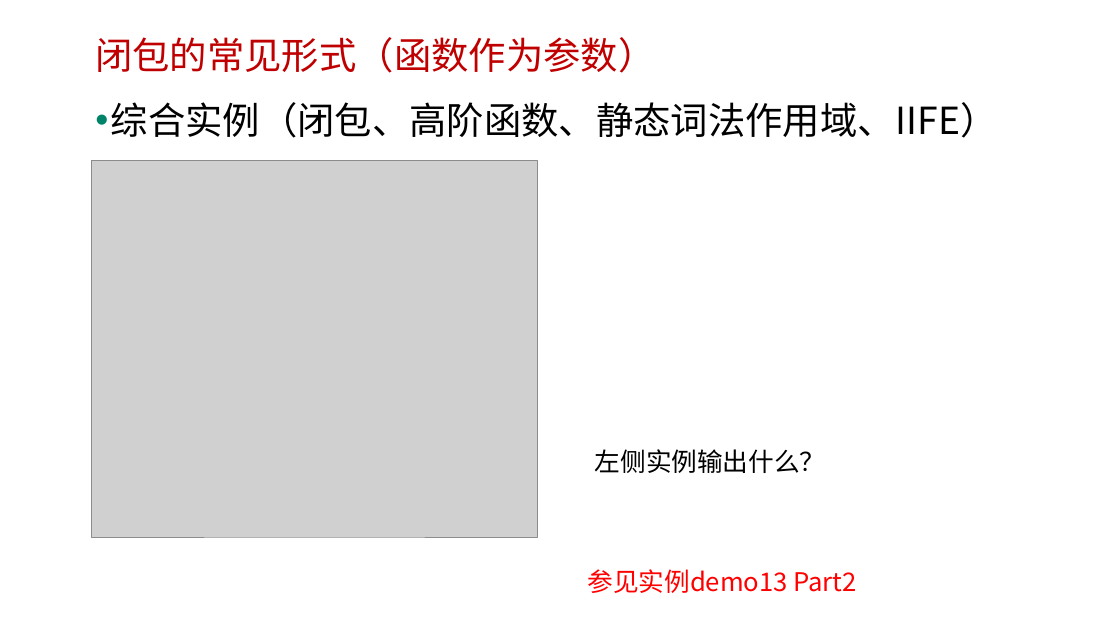
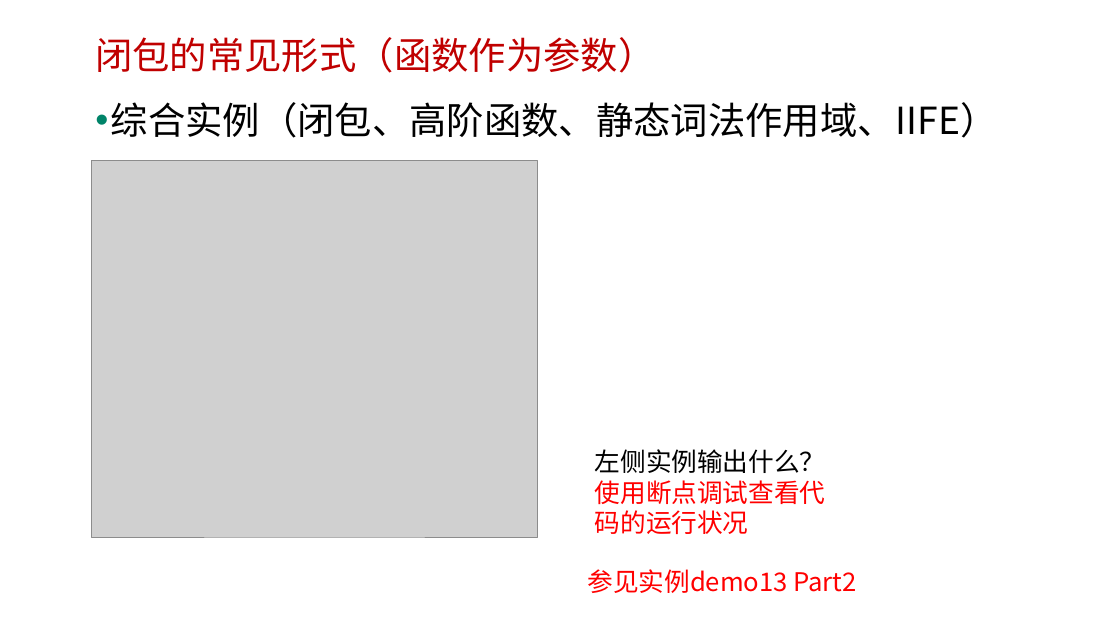
Before and after one commit to edu2act/course-javascript-advanced, a slide deck: slide 39 of 课程PPT/05.JavaScript函数进阶二.pptx. Drawn at 1120x630 pixels with LibreOffice and Linux fonts; fonts in the diff are those of the drawing; grey boxes stand for pictures; background and template pictures are left out. Boxes give left, top, right and bottom in pixels: in the first picture for what was removed or moved away, otherwise in the second. Text is boxed around its words. In the diff, an @@ line names an element or a change of style, - is before the commit and + after.

```diff
--- a/课程PPT/05.JavaScript函数进阶二.pptx
+++ b/课程PPT/05.JavaScript函数进阶二.pptx
@@ text at box(595, 480, 826, 534): paragraph added @@
+使用断点调试查看代码的运行状况
```
Also in this commit, not shown: 7 other slides changed, 5 other files.
